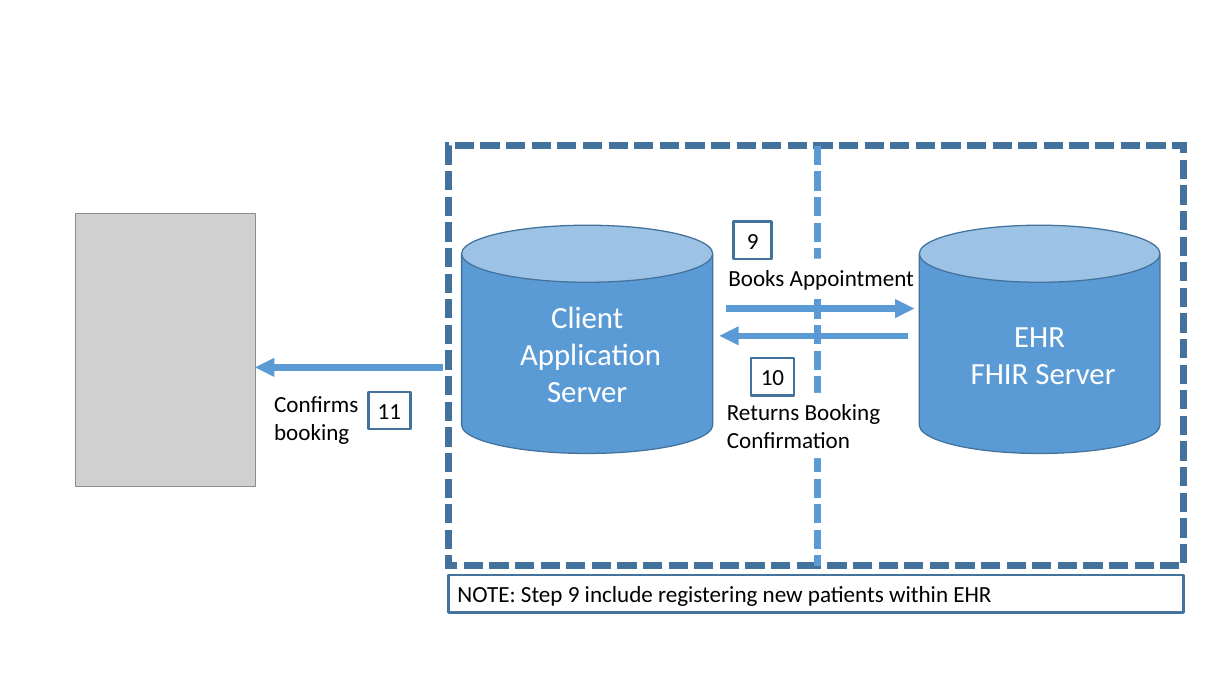
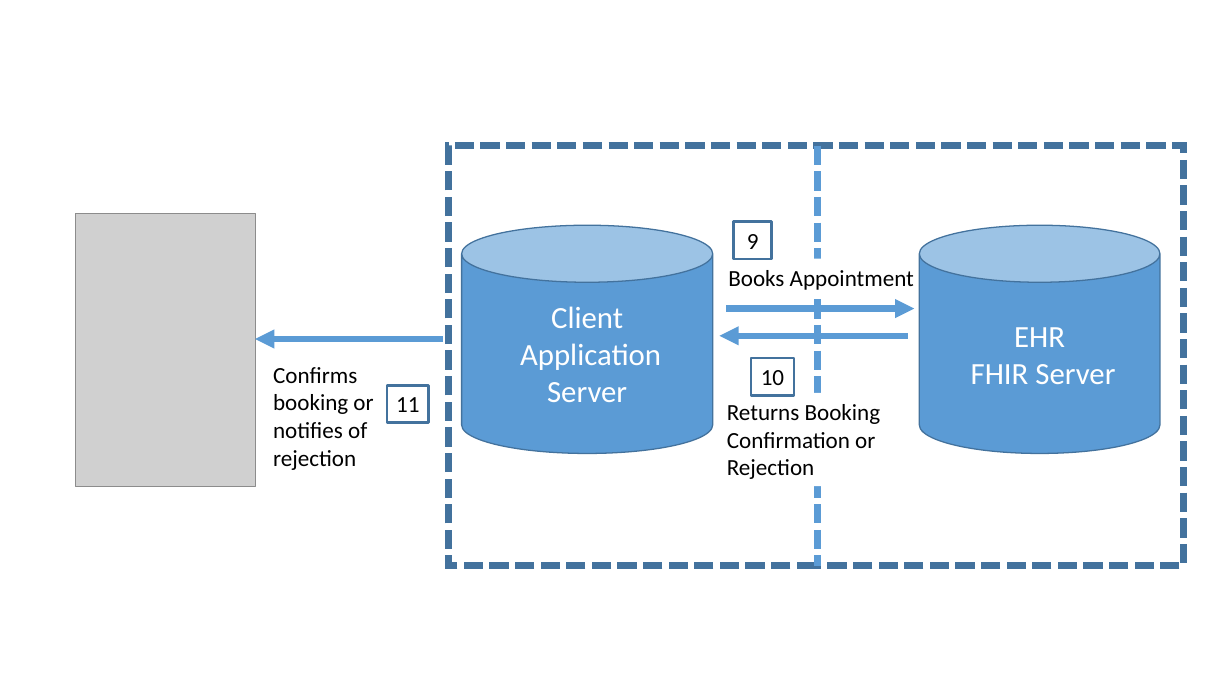
Before and after one commit to argonautproject/scheduling, a slide deck: slide 6 of meeting-notes/WorkFlowDiagrams.pptx. Drawn at 1232x693 pixels with LibreOffice and Linux fonts; fonts in the diff are those of the drawing; grey boxes stand for pictures. Boxes give left, top, right and bottom in pixels: in the first picture for what was removed or moved away, otherwise in the second. Text is boxed around its words. In the diff, an @@ line names an element or a change of style, - is before the commit and + after.

```diff
--- a/meeting-notes/WorkFlowDiagrams.pptx
+++ b/meeting-notes/WorkFlowDiagrams.pptx
@@ arrow moved from (255, 368) - (444, 368) to (255, 339) - (444, 339) @@
@@ text at (x1=273, y1=367, x2=373, y2=470): text changed @@
-Confirms booking
+Confirms booking or notifies of rejection
@@ rectangle "11" moved from (x1=369, y1=392, x2=410, y2=429) to (x1=387, y1=385, x2=429, y2=422) @@
@@ text at (x1=727, y1=432, x2=875, y2=479): text changed @@
-Confirmation
+Confirmation or Rejection
@@ rectangle removed at (x1=448, y1=575, x2=1184, y2=612) @@
-NOTE: Step 9 include registering new patients within EHR
```
Also in this commit, not shown: 2 other slides changed, 3 other files.
